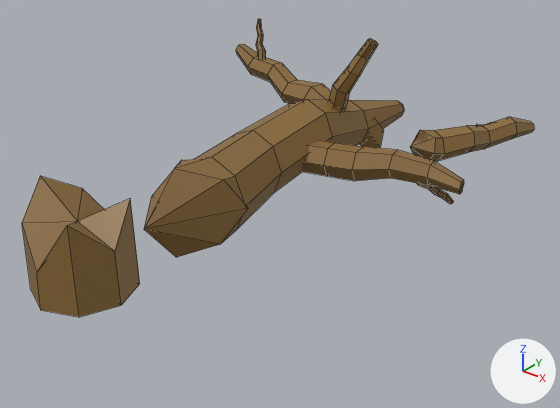
The FBX model Assets/Models/Trees/Tree_dead_fallen.fbx as it was, and as the next commit left it.
Camera for both pictures: a 50 mm lens placed at (0.0499, -0.035, 0.0367), pointed at (0.0008, 0.0263, -0.0013). Lighting does not change. The marker at lower right points along +X, +Y and +Z. Mesh edges are drawn as thin lines. Where no turn or scale is listed for an object, it has been applied to the vertices.

The older version as bpy lines, for what is in view:
```python
me_mesh = bpy.data.meshes.new('Mesh')
me_mesh.from_pydata(...)  # 348 vertices, 392 faces; spans x -0.0198..0.0201, y -0.0332..0.0325, z -0.0087..0.0083
me_mesh.materials.append(mat_lambert1)  # picture img_coloratlas_jpg
# before: 3 (0.0059, -0.012, -0.004) at pixel (248, 208)
ob_tree_dead_fallen = bpy.data.objects.new('Tree_dead_fallen', me_mesh)
ob_tree_dead_fallen.location = (-0.00124, 0.02845, 0.00716)
```
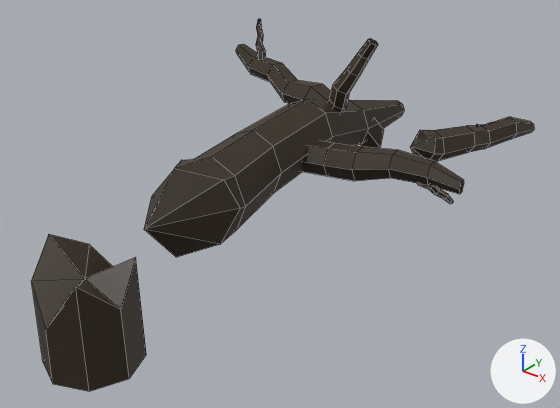
The newer file is also rescaled (x7.148), turned or shifted as a whole; pictures and numbers use the older file's frame.

Pixel boxes [x1, y1, x2, y2] of what changed, in the pictures (560 x 408 px; the box of a moved part takes in the faces that stretch with it):
'Tree_dead_fallen', reshaped (25% taller)
    before: [22, 19, 534, 317]
    after: [31, 19, 534, 392]
part 1 of me_mesh, moved or reshaped
    before: [145, 176, 248, 244]
    after: [145, 176, 245, 244]
part 2 of me_mesh, cut back
    before: [22, 176, 140, 317]
    after: [31, 234, 146, 392]
part 3 of me_mesh, surface changed
    both: [144, 19, 534, 257]

Patch to the scene script:
```diff
--- a/Assets/Models/Trees/Tree_dead_fallen.fbx.py
+++ b/Assets/Models/Trees/Tree_dead_fallen.fbx.py
@@ me_mesh @@
 # used by ob_tree_dead_fallen; location = (-0.00124, 0.02845, 0.00716)
 # verts and faces of me_mesh; kept vertices keep their numbers, new ones are numbered from 348
-me_mesh.from_pydata(...)  # 348 vertices, 392 faces; spans x -0.0198..0.0201, y -0.0332..0.0325, z -0.0087..0.0083
+me_mesh.from_pydata(...)  # 347 vertices, 384 faces; spans x -0.0198..0.0201, y -0.0332..0.0325, z -0.0146..0.0083
+# me_mesh part 1
+verts[3] = (0.0058, -0.013, -0.0036)  # moved, pixel (240, 208)
+# me_mesh part 2
+# 1 vertex is removed from x 0.0012, y -0.0285, z -0.0069
+# 8 faces are deleted
+# 8 vertices in x -0.0035..0.0059, y -0.0332..-0.0237, z -0.0069 move by (0.0, 0.0, -0.0077)
+# 7 vertices in x -0.002..0.0058, y -0.033..-0.0239, z -0.0033..0.0016 move by (0.0, 0.0, -0.0056)
+# 2 vertices move from x -0.0033..-0.002, y -0.0285..-0.0252, z 0.0006..0.0026 to x -0.0033..-0.002, y -0.0285..-0.0252, z -0.0051..-0.0031
+# me_mesh part 3: 384 kept faces spanning x -0.0198..0.0201, y -0.0332..0.0325, z -0.0146..0.0083 get new texture (UV) coordinates
 me_mesh.materials.append(mat_lambert1)
```
